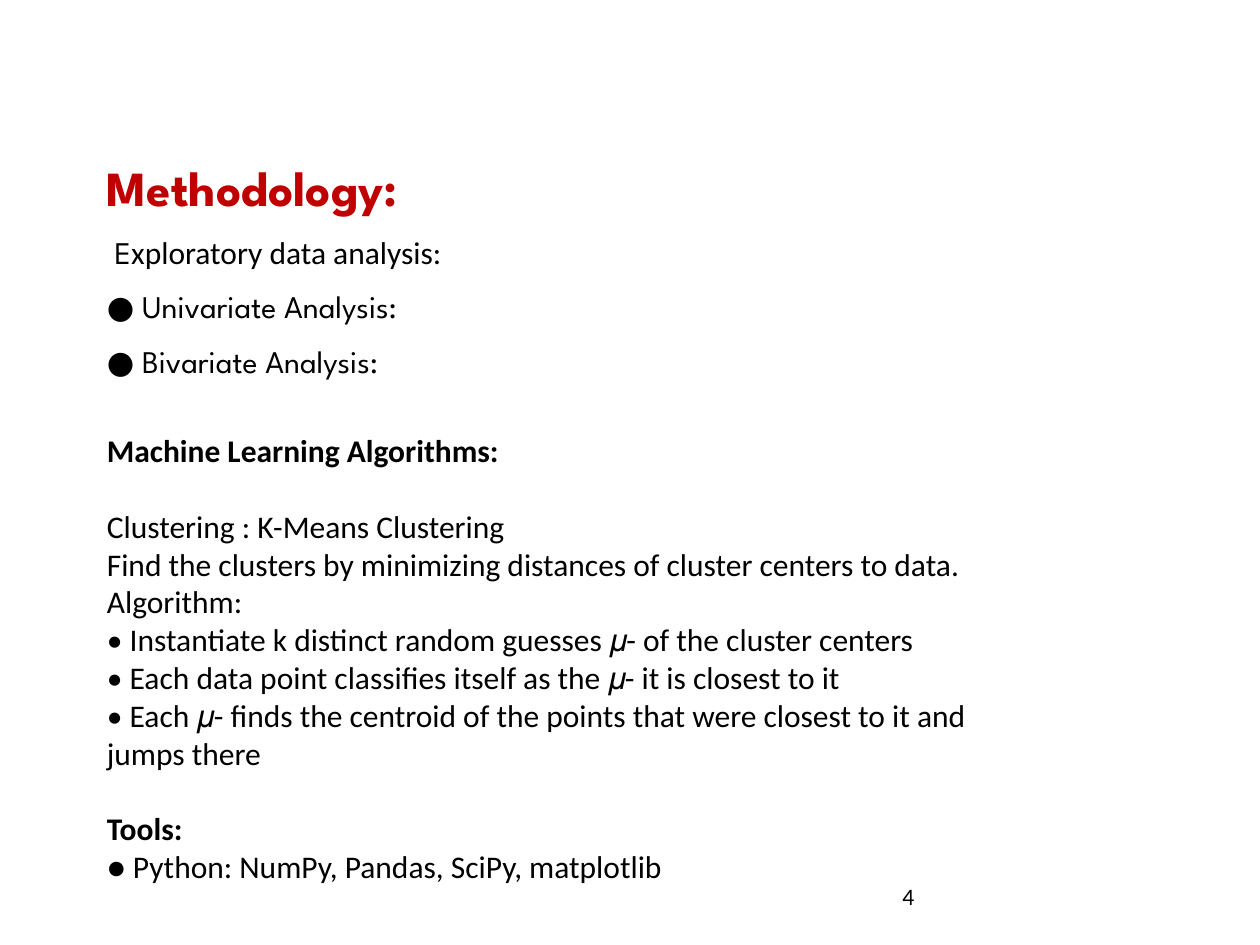
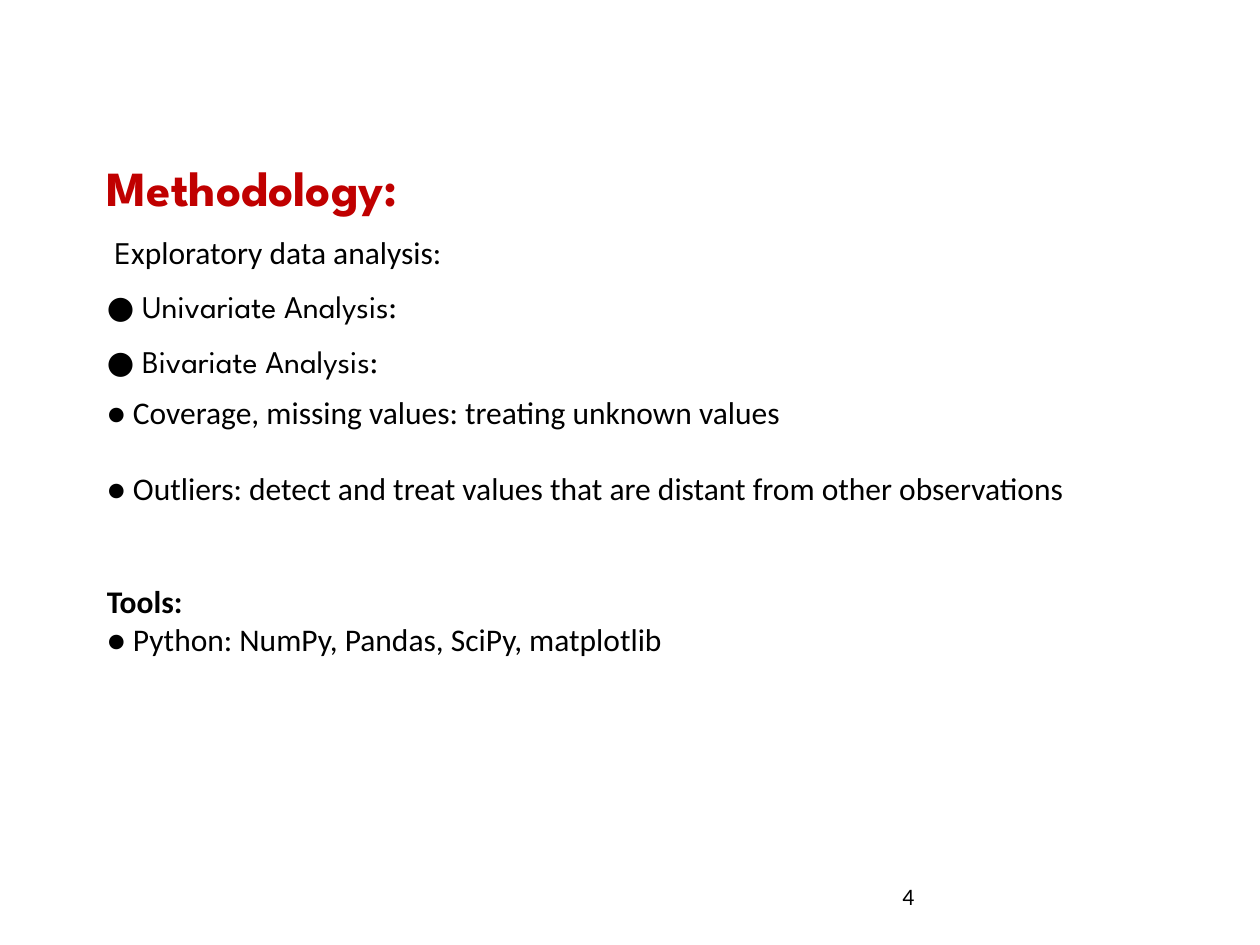
Before and after one commit to himabindu1234/Coursera_Capstone, a slide deck: slide 4 of project IBM presentation.pptx. Drawn at 1260x945 pixels with LibreOffice and Linux fonts; fonts in the diff are those of the drawing. Boxes give left, top, right and bottom in pixels: in the first picture for what was removed or moved away, otherwise in the second. Text is boxed around its words. In the diff, an @@ line names an element or a change of style, - is before the commit and + after.

```diff
--- a/project IBM presentation.pptx
+++ b/project IBM presentation.pptx
@@ text at bbox=[133, 402, 1063, 501]: text changed @@
-Machine Learning Algorithms:
-Clustering : K-Means Clustering
-Find the clusters by minimizing distances of cluster centers to data.
-Algorithm:
-• Instantiate k distinct random guesses 𝜇- of the cluster centers
-• Each data point classifies itself as the 𝜇- it is closest to it
-• Each 𝜇- finds the centroid of the points that were closest to it and
-jumps there
+● Coverage, missing values: treating unknown values
+● Outliers: detect and treat values that are distant from other observations
```
